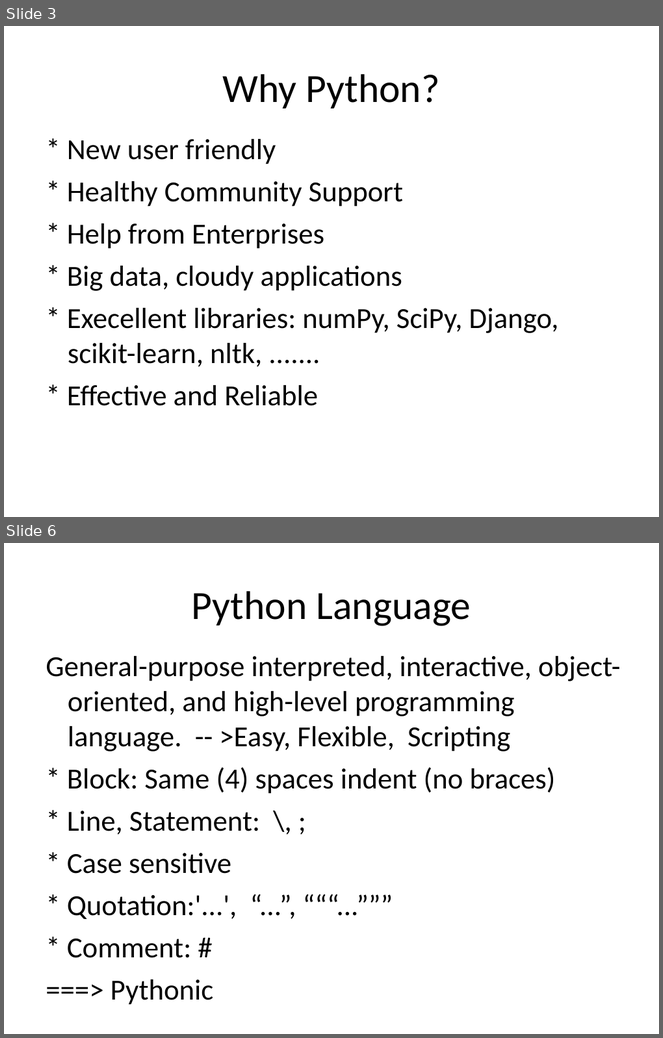
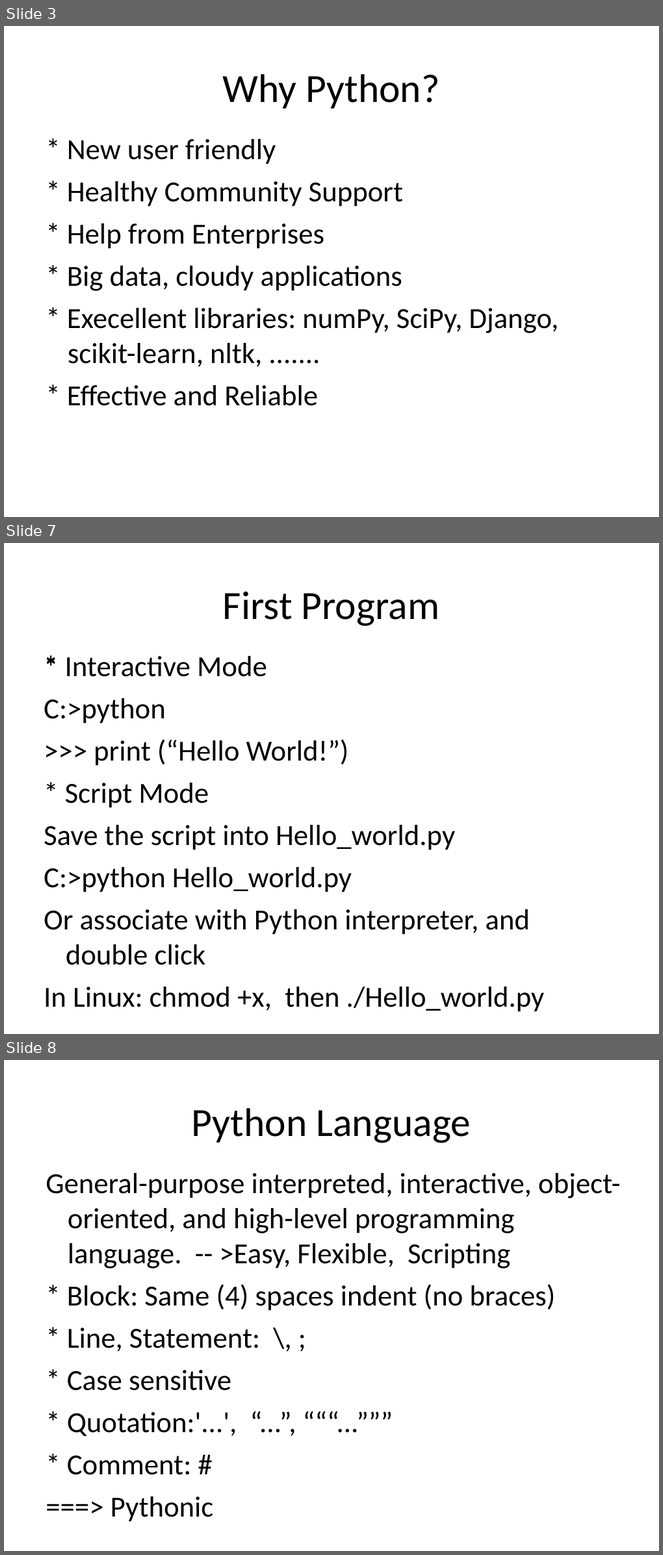
Before and after one commit to robin3795/Data, a slide deck: Python.ppt. Shown one above the other, each under a label of ours: slides 3 and 6 before the commit, slides 3, 7 and 8 after it; the slides between them are not shown. The pictures are 663x1038 and 663x1555 pixels, drawn with LibreOffice and Linux fonts; fonts in the diff are those of the drawing. Boxes give left, top, right and bottom in pixels: in the first picture for what was removed or moved away, otherwise in the second. Text is boxed around its words. In the diff, an @@ line names an element or a change of style, - is before the commit and + after.

```diff
--- a/Python.ppt
+++ b/Python.ppt
@@ slide 7 added at (4,543,659,1034), background #FFFFFF @@
@@ free added at (36,563,627,644), 44 pt, text #000000 @@
+First Program
@@ free added at (35,644,627,1018), 32 pt, text #000000 @@
+* Interactive Mode
+C:>python
+>>> print (“Hello World!”)
+* Script Mode
+Save the script into Hello_world.py
+C:>python Hello_world.py
+Or associate with Python interpreter, and double click
+In Linux: chmod +x, then ./Hello_world.py
@@ free added at (35,645,627,1019), 32 pt, text #000000 @@
+*
@@ what was slide 6 is now slide 8 @@
```
Also in this commit, not shown: 3 slides changed, 8 other slides added, 2 slides removed.
